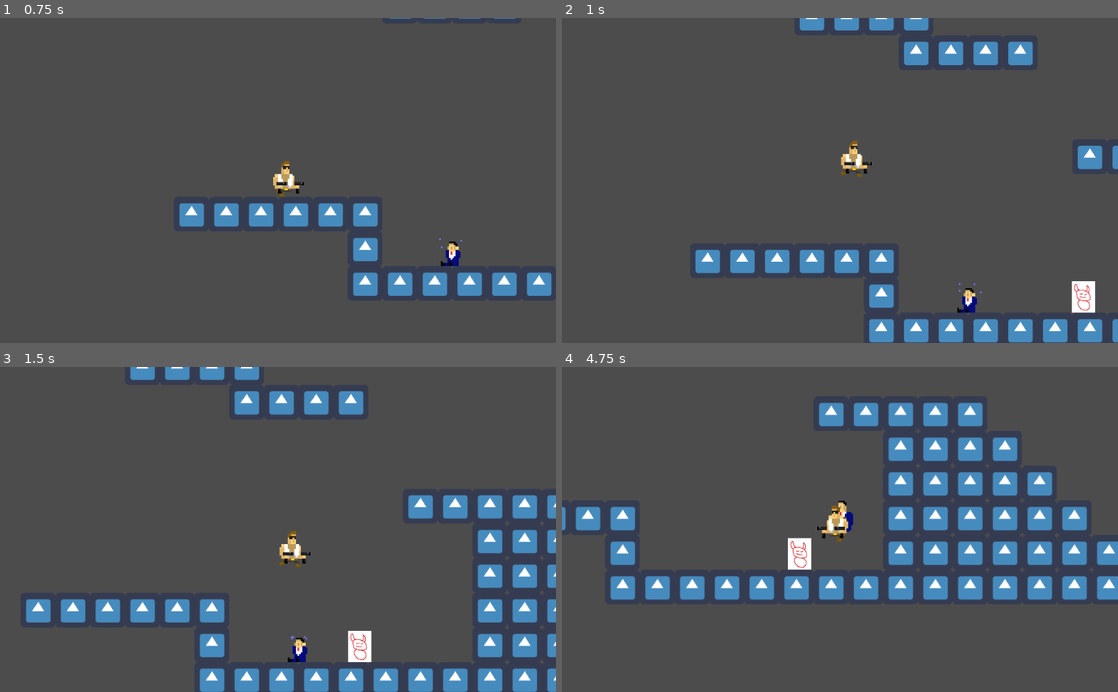
Above: before the commit, frames 1-4 (two rows, left to right).
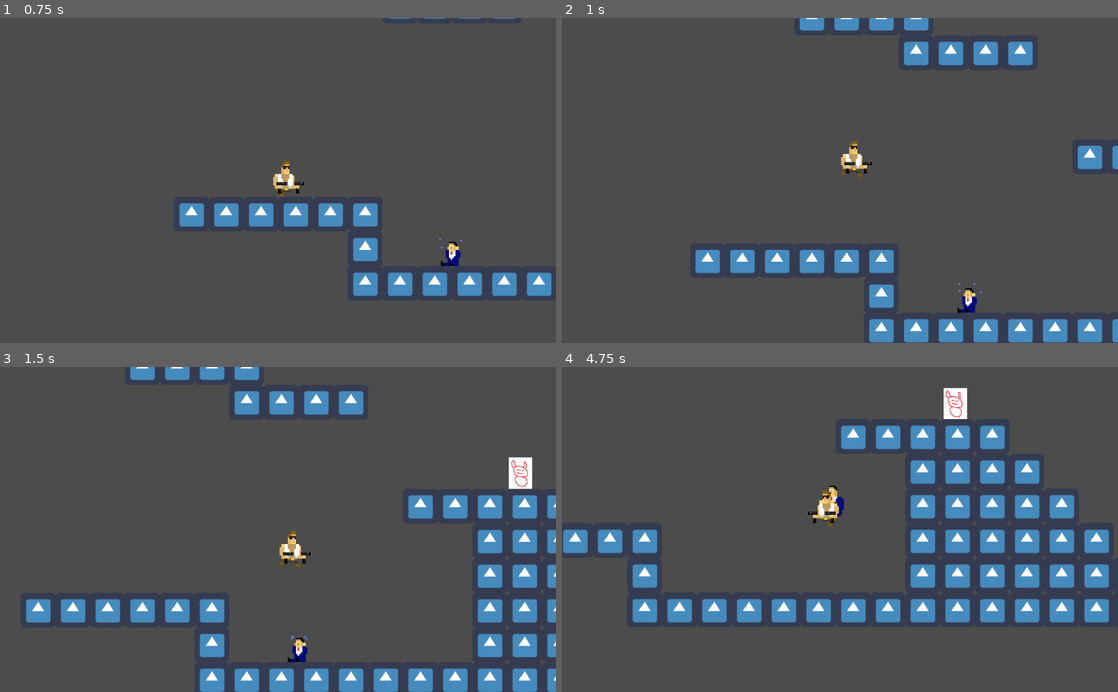
Above: after the commit, the same moments.

Repository: Slimonade1/Eksamensprojekt
Game: Godot game, scene res://Scenes/masterScene.tscn
Two runs of this game, one before a commit and one after it. Both use one fixed random seed, a clock stepped at 60 frames per second and the inputs below. The engine's default icon, where the game draws it, is replaced by a stand-in: a white triangle on a blue panel in a dark square.
Inputs:
- Up to frame 1 (0.75 s): hold D (ui_right) from 0.53 s (still down)
- Up to frame 2 (1 s): keep holding D (ui_right); tap W (ui_up) at 0.77 s
- Up to frame 3 (1.5 s): keep holding D (ui_right)
- Up to frame 4 (4.75 s): tap W (ui_up) at 1.52, 3.02, 3.77, 4.52 s; release D (ui_right) at 2.03 s; hold A (ui_left) 2.03-2.78 s; hold D (ui_right) 2.78-4.28 s; hold A (ui_left) from 4.28 s (still down)

Frame 1 is identical in both runs. In frame 2, 0.4% of the frame differs, in the area x 91-96%, y 80-91%; in frame 3, 0.8%; in frame 4, 26%, in the area x 0-100%, y 6-79%.

Commit message:
#14 Første commit

Diff:
--- /dev/null
+++ b/Scenes/Database.tscn
@@ -0,0 +1,55 @@
+[gd_scene load_steps=2 format=2]
+
+[ext_resource path="res://Scripts/Database.gd" type="Script" id=1]
+
+[node name="Database" type="Control"]
+script = ExtResource( 1 )
+
+[node name="GetPlayer" type="Button" parent="."]
+margin_left = 235.0
+margin_top = 233.0
+margin_right = 383.0
+margin_bottom = 304.0
+text = "Get Player"
+
+[node name="GetTimes" type="Button" parent="."]
+margin_left = 236.0
+margin_top = 348.0
+margin_right = 396.0
+margin_bottom = 424.0
+text = "Get Times"
+
+[node name="AddTime" type="Button" parent="."]
+margin_left = 235.0
+margin_top = 481.0
+margin_right = 392.0
+margin_bottom = 548.0
+text = "Add Time"
+
+[node name="ID" type="LineEdit" parent="."]
+margin_left = 622.0
+margin_top = 231.0
+margin_right = 771.0
+margin_bottom = 301.0
+
+[node name="PlayerName" type="LineEdit" parent="."]
+margin_left = 626.0
+margin_top = 354.0
+margin_right = 775.0
+margin_bottom = 424.0
+
+[node name="Time" type="LineEdit" parent="."]
+margin_left = 628.0
+margin_top = 474.0
+margin_right = 777.0
+margin_bottom = 544.0
+
+[node name="TextEdit" type="TextEdit" parent="."]
+margin_left = 158.0
+margin_top = 26.0
+margin_right = 872.0
+margin_bottom = 187.0
+
+[connection signal="pressed" from="GetPlayer" to="." method="_get_player"]
+[connection signal="pressed" from="GetTimes" to="." method="_get_times"]
+[connection signal="pressed" from="AddTime" to="." method="_submit_time"]
--- a/Scenes/gameScene.tscn
+++ b/Scenes/gameScene.tscn
@@ -911,4 +911,4 @@
 [node name="Enemies" type="Node" parent="."]
 
 [node name="Enemy" parent="Enemies" instance=ExtResource( 4 )]
-position = Vector2( 507, -114 )
+position = Vector2( 642, -429 )
--- a/Scripts/Bullet.gd
+++ b/Scripts/Bullet.gd
@@ -6,9 +6,6 @@
 onready var tilemap = get_parent().get_node("Background/TileMap")
 onready var positionInWalls1 = $PositionInWalls1
 onready var positionInWalls2 = $PositionInWalls2
-
-func _ready():
-	pass
 
 func _physics_process(delta):
 	if direction == "left":
@@ -30,6 +27,5 @@
 func destroyWall():
 	var pos1 : Vector2 = tilemap.world_to_map(positionInWalls1.global_position)
 	var pos2 : Vector2 = tilemap.world_to_map(positionInWalls2.global_position)
-	print(pos1, pos2)
 	tilemap.set_cellv(pos1, -1)
 	tilemap.set_cellv(pos2, -1)
--- /dev/null
+++ b/Scripts/Database.gd
@@ -0,0 +1,121 @@
+extends Control
+
+
+# Declare member variables here. Examples:
+var http_request : HTTPRequest = HTTPRequest.new()
+const SERVER_URL = "http://civilgames.dk/db_eksamens_projekt.php"
+const SERVER_HEADERS = ["Content-Type: application/x-www-form-urlencoded", "Cache-Control: max-age=0"]
+const SECRET_KEY = 1234567890
+var nonce = null
+var request_queue : Array = []
+var is_requesting : bool = false
+
+# Called when the node enters the scene tree for the first time.
+func _ready():
+	randomize()
+	add_child(http_request)
+	http_request.connect("request_completed",self,"_http_request_completed")
+
+
+func _process(delta):
+
+	if is_requesting:
+		return
+
+	if request_queue.empty():
+		return
+
+	is_requesting = true
+
+	if nonce == null:
+		request_nonce()
+	else:
+		_send_request(request_queue.pop_front())
+
+
+func request_nonce():
+	var client = HTTPClient.new()
+	var data = client.query_string_from_dict({"data" : JSON.print({})})
+	var body = "command=get_nonce&" + data
+
+	var err = http_request.request(SERVER_URL, SERVER_HEADERS, false, HTTPClient.METHOD_POST, body)
+
+	if err != OK:
+		printerr("HTTPRequest error: " + String(err))
+		return
+
+	print("Requeste nonce")
+
+
+func _send_request(request: Dictionary):
+	var client = HTTPClient.new()
+	var data = client.query_string_from_dict({"data" : JSON.print(request['data'])})
+	var body = "command=" + request['command'] + "&" + data
+
+	var cnonce = String(Crypto.new().generate_random_bytes(32)).sha256_text()
+
+	var client_hash = (nonce + cnonce + body + String(SECRET_KEY)).sha256_text()
+	print(client_hash)
+	nonce = null
+
+	var headers = SERVER_HEADERS.duplicate()
+	headers.push_back("cnonce: " + cnonce)
+	headers.push_back("hash: " + client_hash)
+
+	var err = http_request.request(SERVER_URL, headers, false, HTTPClient.METHOD_POST, body)
+
+	if err != OK:
+		printerr("HTTPRequest error: " + String(err))
+		return
+
+	#$TextEdit.set_text(body)
+	print("Requesting...\n\tCommand: " + request['command'] + "\n\tBody: " + body)
+
+
+func _http_request_completed(_result, _response_code, _headers, _body):
+	is_requesting = false
+	if _result != http_request.RESULT_SUCCESS:
+		printerr("Error w/ connection: " + String(_result))
+		return
+
+	var response_body = _body.get_string_from_utf8()
+	#$TextEdit.set_text(response_body)
+	var response = parse_json(response_body)
+
+	if response['error'] != "none":
+		printerr("We returned error: " + response['error'])
+		return
+
+	if response['command'] == "get_nonce":
+		nonce = response['response']['nonce']
+		print("Get nonce: " + response['response']['nonce'])
+		return
+
+	#$TextEdit.set_text(response_body)
+
+	if response['response']['size'] > 0:
+		$TextEdit.set_text("")
+		for n in (response['response']['size']):
+			$TextEdit.set_text($TextEdit.get_text() + String(response['response'][String(n)]['player_name']) + "\t\t" + String(response['response'][String(n)]['time']) + "\n")
+	else:
+		$TextEdit.set_text("No data")
+
+
+func _submit_time():
+	var user_name = $PlayerName.get_text()
+	var time = $Time.get_text()
+	var command = "add_time"
+	var data = {"username" : user_name, "time" : time}
+	request_queue.push_back({"command" : command, "data" : data})
+
+func _get_times():
+	var command = "get_times"
+	var data = {"time_ofset" : 0, "time_number" : 10}
+	request_queue.push_back({"command" : command, "data" : data})
+	print("get times")
+
+func _get_player():
+	var user_id = $ID.get_text()
+	var command = "get_player"
+	var data = {"user_id" : user_id}
+	request_queue.push_back({"command" : command, "data" : data})
Not shown, added: .DS_Store
Not shown, added: Database/db_connection_eksamens_project.php
Not shown, added: Database/db_eksamens_projekt.php
Not shown, added: Sprites/.DS_Store
Not shown, added: Sprites/Player/.DS_Store
Not shown, added: Sprites/Player/Idle/.DS_Store
